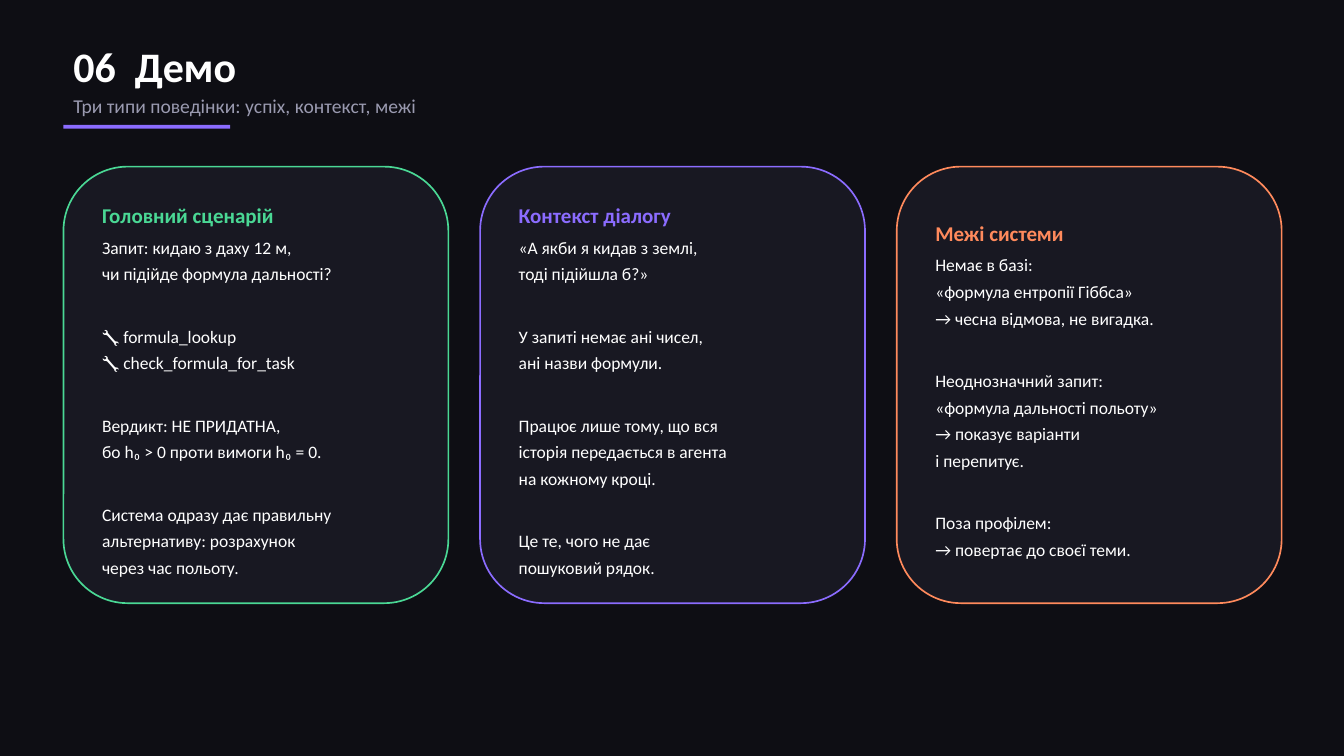
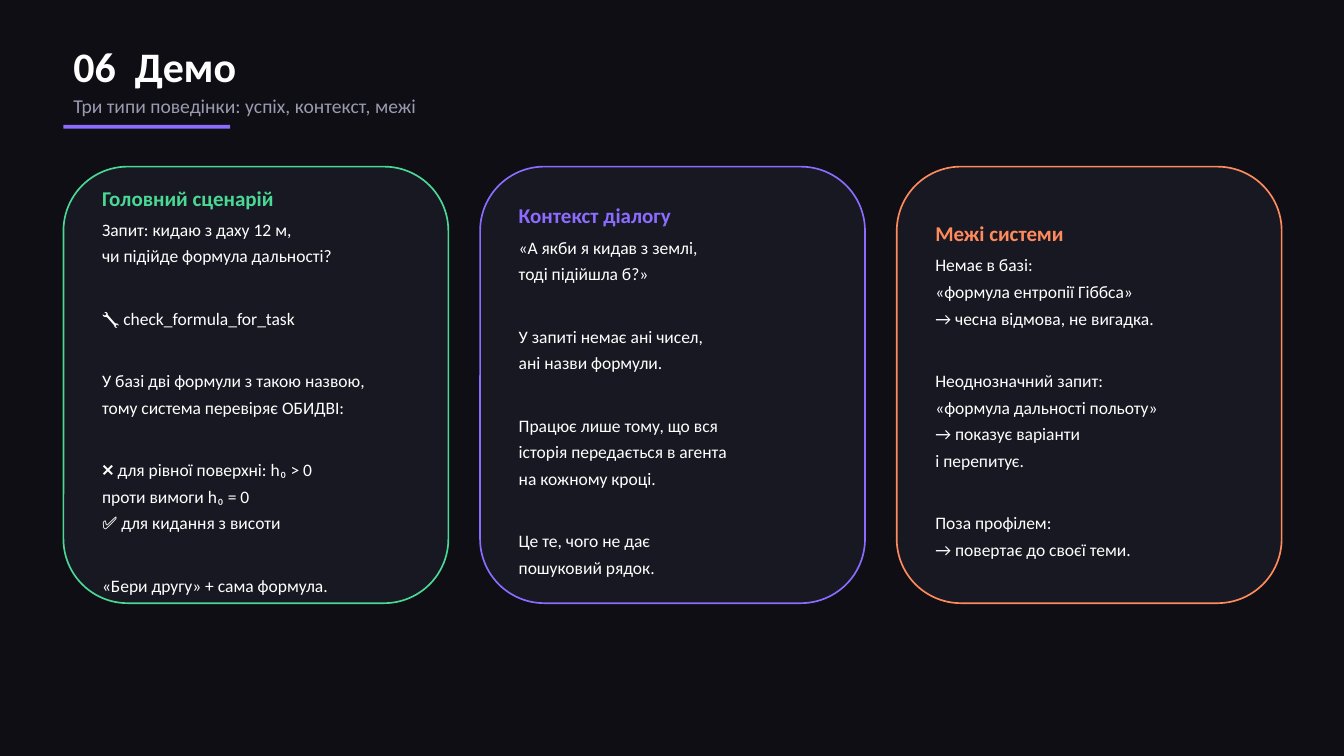
Before and after one commit to Srh-Yakovenko-ua/AI_FUNDAMENTAL_FINAL, a slide deck: slide 6 of Final_Яковенко_StudyMate.pptx. Drawn at 1344x756 pixels with LibreOffice and Linux fonts; fonts in the diff are those of the drawing. Boxes give left, top, right and bottom in pixels: in the first picture for what was removed or moved away, otherwise in the second. Text is boxed around its words. In the diff, an @@ line names an element or a change of style, - is before the commit and + after.

```diff
--- a/Final_Яковенко_StudyMate.pptx
+++ b/Final_Яковенко_StudyMate.pptx
@@ text in rounded rectangle at box(123, 331, 236, 346): paragraph removed @@
-🔧 formula_lookup
@@ text in rounded rectangle at box(102, 375, 365, 595): text changed @@
-Вердикт: НЕ ПРИДАТНА,
-бо h₀ > 0 проти вимоги h₀ = 0.
-Система одразу дає правильну
-альтернативу: розрахунок
-через час польоту.
+У базі дві формули з такою назвою,
+тому система перевіряє ОБИДВІ:
+❌ для рівної поверхні: h₀ > 0
+проти вимоги h₀ = 0
+✅ для кидання з висоти
+«Бери другу» + сама формула.
```
Also in this commit, not shown: 4 other files.
